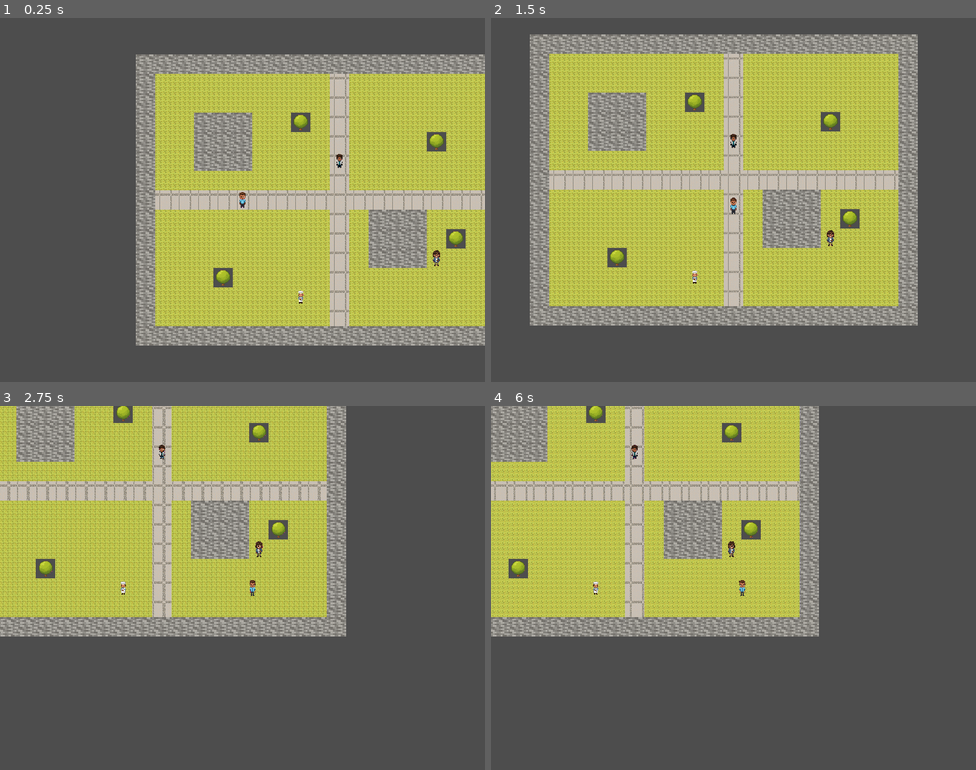
Above: before the commit, frames 1-4 (two rows, left to right).
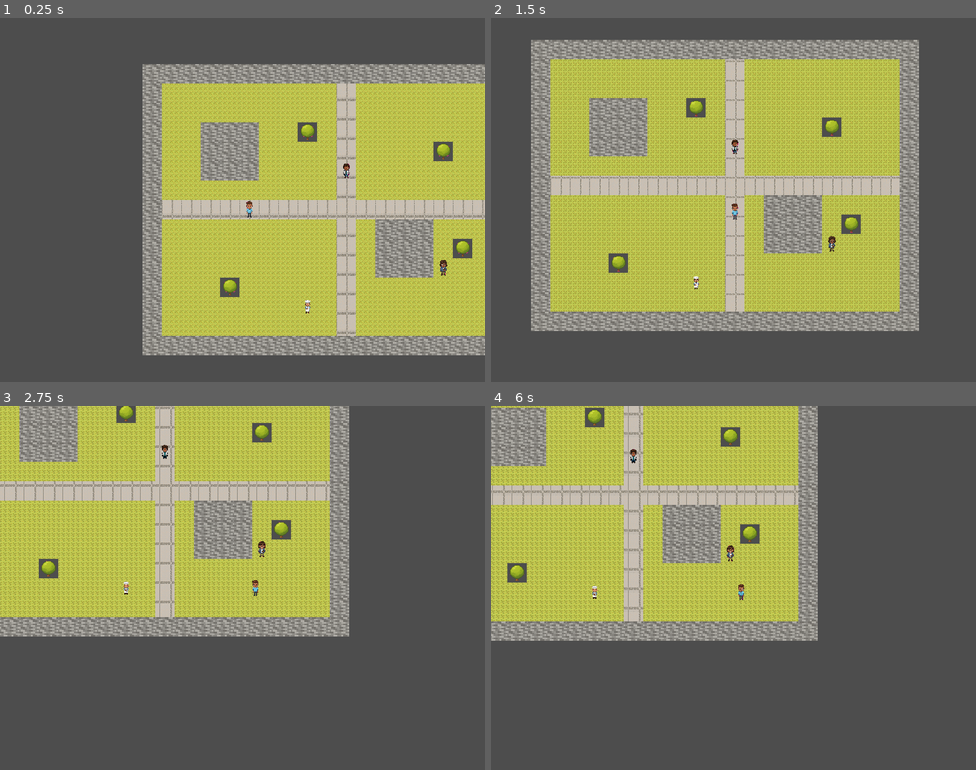
Above: after the commit, the same moments.

Repository: PranavBakre/startup-builder
Game: Godot game, scene res://scenes/world.tscn
Two runs of this game, one before a commit and one after it. Both use one fixed random seed, a clock stepped at 60 frames per second and the inputs below.
Inputs:
- Up to frame 1 (0.25 s): no input
- Up to frame 2 (1.5 s): tap Enter (ui_accept) at 0.5, 0.77 s; hold Right (ui_right) 0.53-1.28 s; hold C (interact) 0.53-1.28 s; hold Down (ui_down) from 1.28 s (still down); tap C (interact) at 1.35 s
- Up to frame 3 (2.75 s): tap Enter (ui_accept) at 1.52 s; release Down (ui_down) at 2.03 s; hold Right (ui_right) from 2.03 s (still down); hold C (interact) from 2.03 s (still down)
- Up to frame 4 (6 s): release Right (ui_right) at 2.78 s; release C (interact) at 2.78 s; hold Up (ui_up) 2.78-3.53 s; tap C (interact) at 2.85, 4.35, 5.85 s; tap Enter (ui_accept) at 3.02, 3.77, 4.25, 4.52, 5.75 s; hold C (interact) 3.53-4.28 s; hold Left (ui_left) 3.53-5.03 s; hold Down (ui_down) 5.03-5.78 s; hold C (interact) 5.03-5.78 s; hold Right (ui_right) from 5.78 s (still down)

The runs differ from the first frame. In frame 1, 34% of the frame differs, in the area x 28-100%, y 10-93%; in frame 2, 34%; in frame 3, 19%; in frame 4, 21%.

Commit message:
feat: Implement built-in camera smoothing for Camera2D and add VS Code settings for Godot editor path.

Diff:
--- a/scenes/world.tscn
+++ b/scenes/world.tscn
@@ -9,6 +9,8 @@
 
 [node name="Camera2D" type="Camera2D" parent="."]
 enabled = true
+position_smoothing_enabled = true
+position_smoothing_speed = 10.0
 
 [node name="TileMapLayer" type="TileMapLayer" parent="."]
 tile_set = ExtResource("2_tileset")
--- a/scripts/world.gd
+++ b/scripts/world.gd
@@ -163,11 +163,6 @@
 	player = player_scene.instantiate()
 	player.set_grid_position(Vector2i(5, 7), false)  # No animation on spawn
 	add_child(player)
-	_update_camera()
-
-func _update_camera():
-	if player and camera:
-		camera.position = player.position
 
 func _spawn_npcs():
 	var npc_scene = preload("res://scenes/npc.tscn")
@@ -179,9 +174,9 @@
 		add_child(npc)
 
 func _process(delta):
-	# Smooth camera follow
+	# Camera follows player (using built-in smoothing)
 	if player and camera:
-		camera.position = camera.position.lerp(player.position, 0.1)
+		camera.position = player.position
 
 	# Continuous movement when holding keys (only if not in dialogue and not moving)
 	if active_dialogue == null and player and not player.is_moving:
@@ -252,7 +247,6 @@
 	# Move is valid
 	print("Moving to ", new_pos)
 	player.set_grid_position(new_pos, true, direction)  # Animate movement with direction
-	_update_camera()
 	_check_npc_proximity()
 
 func _check_npc_proximity():
